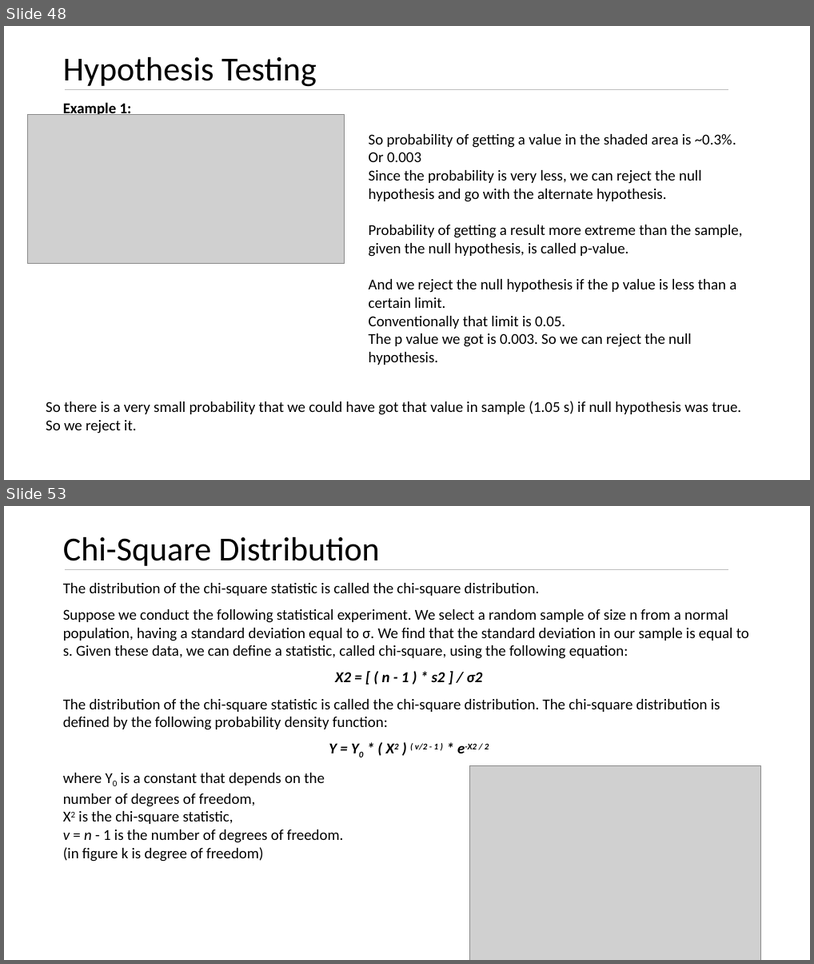
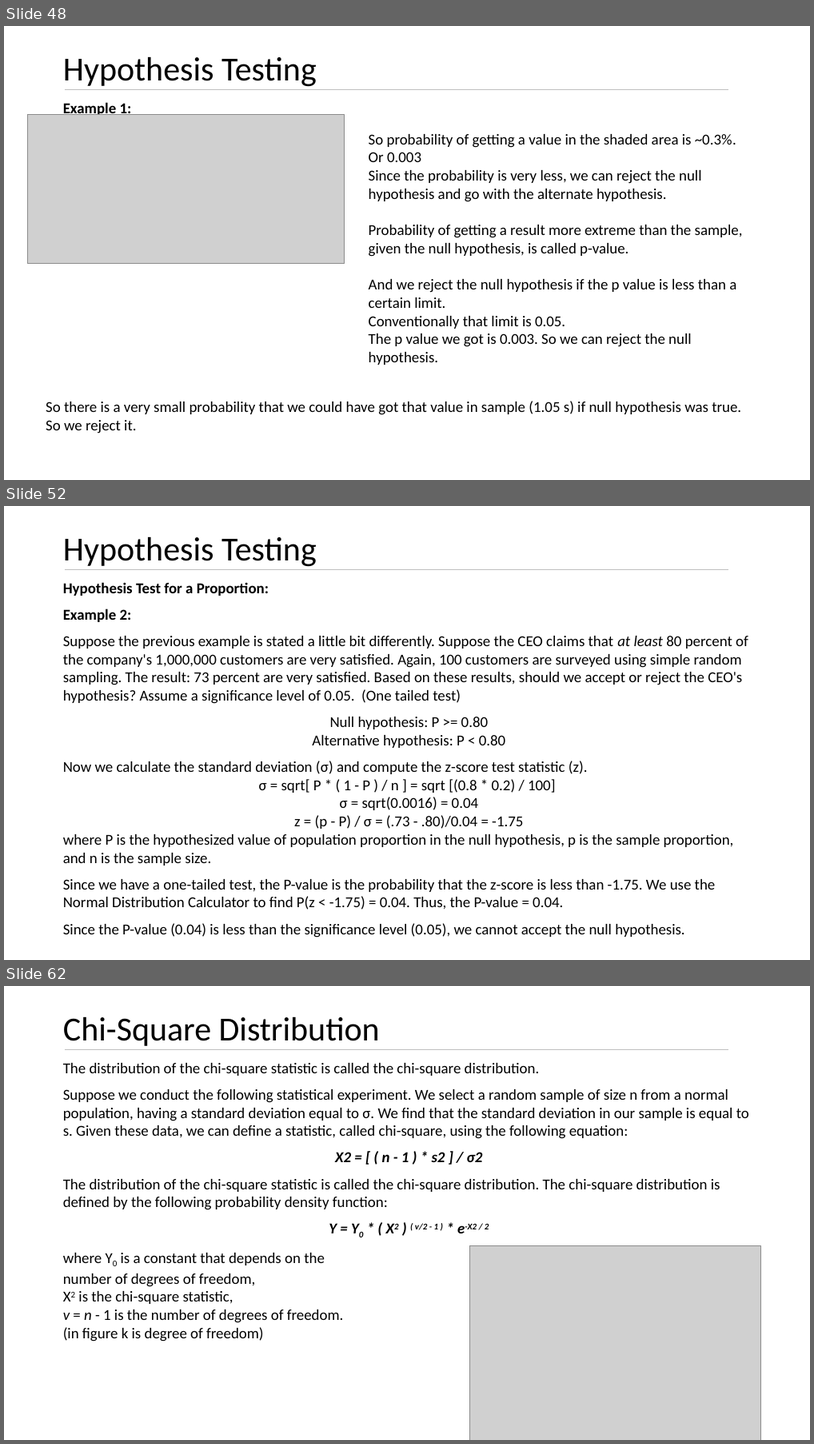
Before and after one commit to kushkul/Intro-to-Analytics, a slide deck: Statistics/Lesson 7 Inferential Statistics.pptx. Shown one above the other, each under a label of ours: slides 48 and 53 before the commit, slides 48, 52 and 62 after it; the slides between them are not shown. The pictures are 814x964 and 814x1444 pixels, drawn with LibreOffice and Linux fonts; fonts in the diff are those of the drawing; grey boxes stand for pictures. Boxes give left, top, right and bottom in pixels: in the first picture for what was removed or moved away, otherwise in the second. Text is boxed around its words. In the diff, an @@ line names an element or a change of style, - is before the commit and + after.

Commit message:
Updates for inferential statistics

```diff
--- a/Statistics/Lesson 7 Inferential Statistics.pptx
+++ b/Statistics/Lesson 7 Inferential Statistics.pptx
@@ slide 52 added at [4,506,810,960], background #FFFFFF @@
@@ title added at [63,537,317,567], 40 pt, text #000000 @@
+Hypothesis Testing
@@ line added from (65, 569) to (730, 569), #BFBFBF 0.5 pt @@
@@ text added at [63,582,749,937], 18 pt, text #000000 @@
+Hypothesis Test for a Proportion:
+Example 2:
+Suppose the previous example is stated a little bit differently. Suppose the CEO claims that at least 80 percent of the company's 1,000,000 customers are very satisfied. Again, 100 customers are surveyed using simple random sampling. The result: 73 percent are very satisfied. Based on these results, should we accept or reject the CEO's hypothesis? Assume a significance level of 0.05. (One tailed test)
+Null hypothesis: P >= 0.80
+Alternative hypothesis: P < 0.80
+Now we calculate the standard deviation (σ) and compute the z-score test statistic (z).
+σ = sqrt[ P * ( 1 - P ) / n ] = sqrt [(0.8 * 0.2) / 100]
+σ = sqrt(0.0016) = 0.04
+z = (p - P) / σ = (.73 - .80)/0.04 = -1.75
+where P is the hypothesized value of population proportion in the null hypothesis, p is the sample proportion, and n is the sample size.
+Since we have a one-tailed test, the P-value is the probability that the z-score is less than -1.75. We use the Normal Distribution Calculator to find P(z < -1.75) = 0.04. Thus, the P-value = 0.04.
+Since the P-value (0.04) is less than the significance level (0.05), we cannot accept the null hypothesis.
@@ what was slide 53 is now slide 62 @@
```
Also in this commit, not shown: 2 slides changed, 10 other slides added, 2 slides removed.
